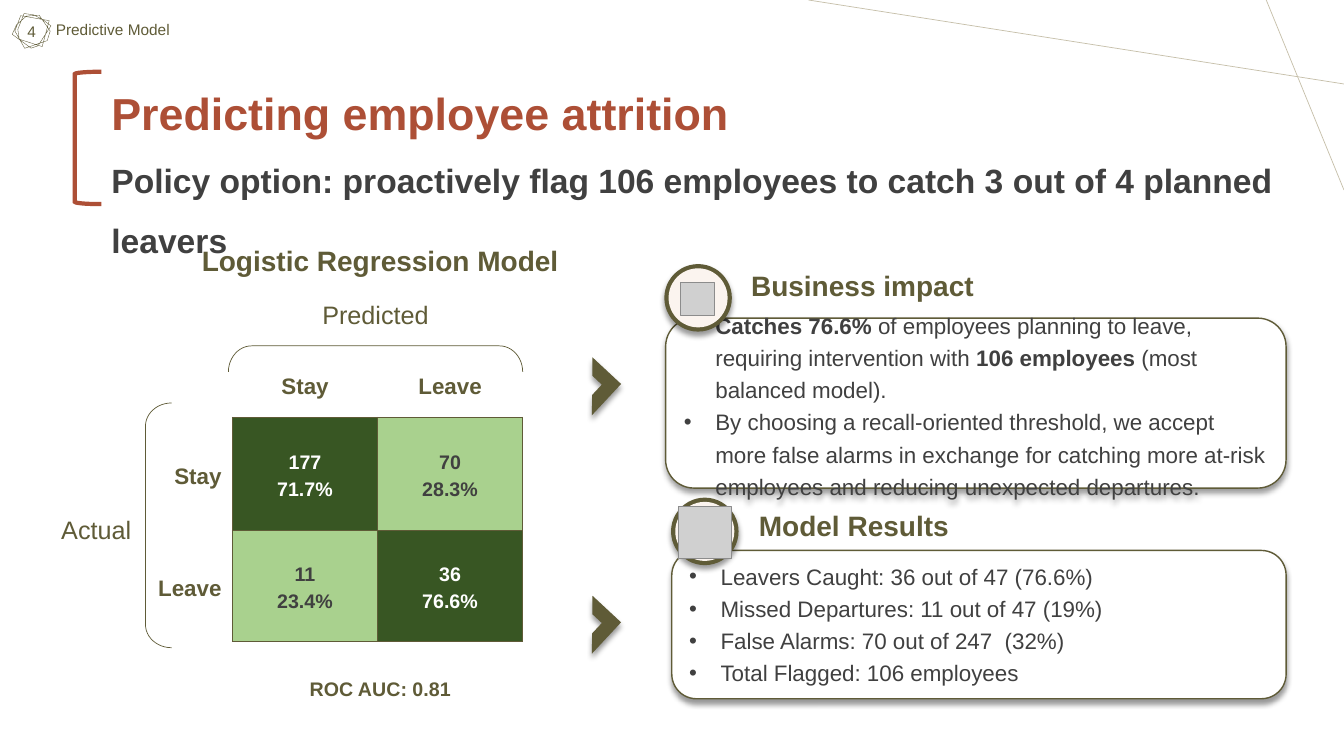
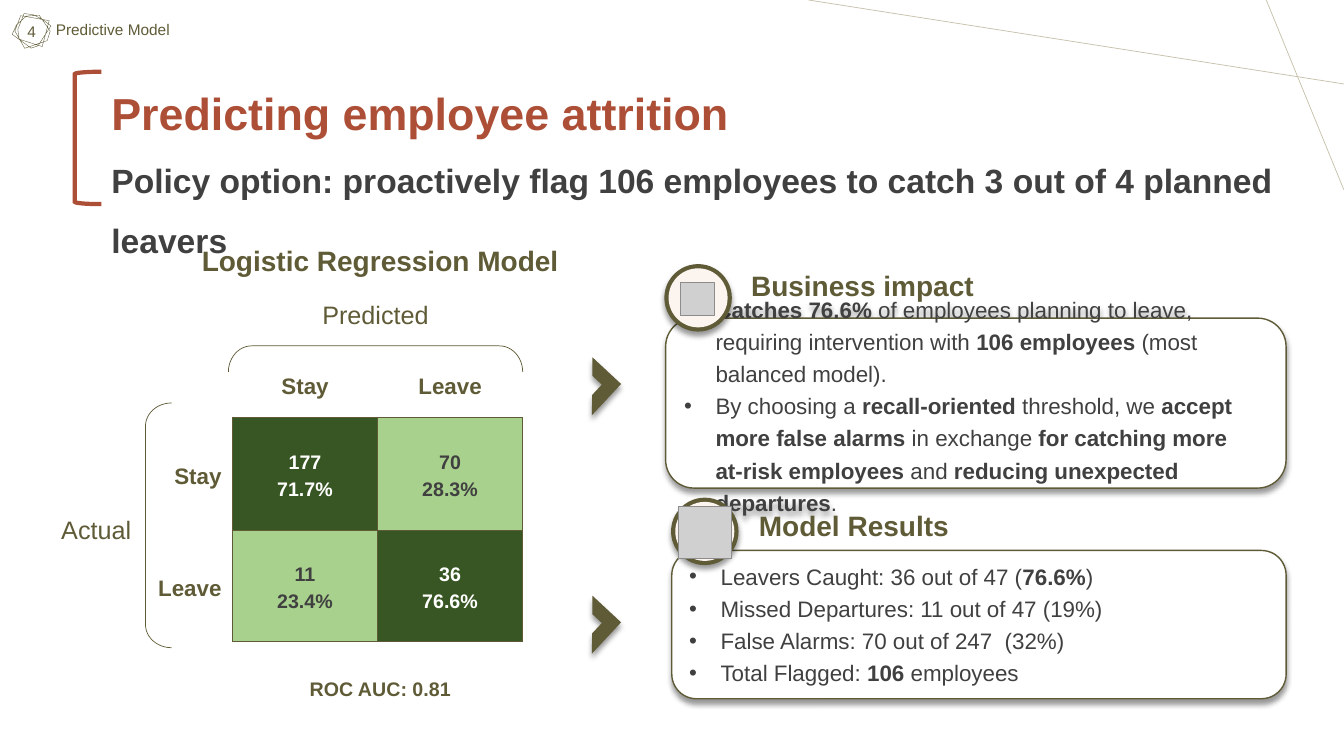
Before and after one commit to filipe-carmo/EDSB25_10, a slide deck: slide 12 of reports/EDSB25_10_EmployeeAttrition.pptx (slide 13 before the commit). Drawn at 1344x756 pixels with LibreOffice and Linux fonts; fonts in the diff are those of the drawing; grey boxes stand for pictures. Boxes give left, top, right and bottom in pixels: in the first picture for what was removed or moved away, otherwise in the second. Text is boxed around its words. In the diff, an @@ line names an element or a change of style, - is before the commit and + after.

```diff
--- a/reports/EDSB25_10_EmployeeAttrition.pptx
+++ b/reports/EDSB25_10_EmployeeAttrition.pptx
@@ text in rounded rectangle at [716, 397, 1232, 516]: bold on in "recall‑oriented accept more false alarms for catching ..." @@
@@ text in rounded rectangle at [721, 568, 1094, 686]: bold on in "(76.6%)", "106" @@
```
Also in this commit, not shown: 4 other slides changed.
